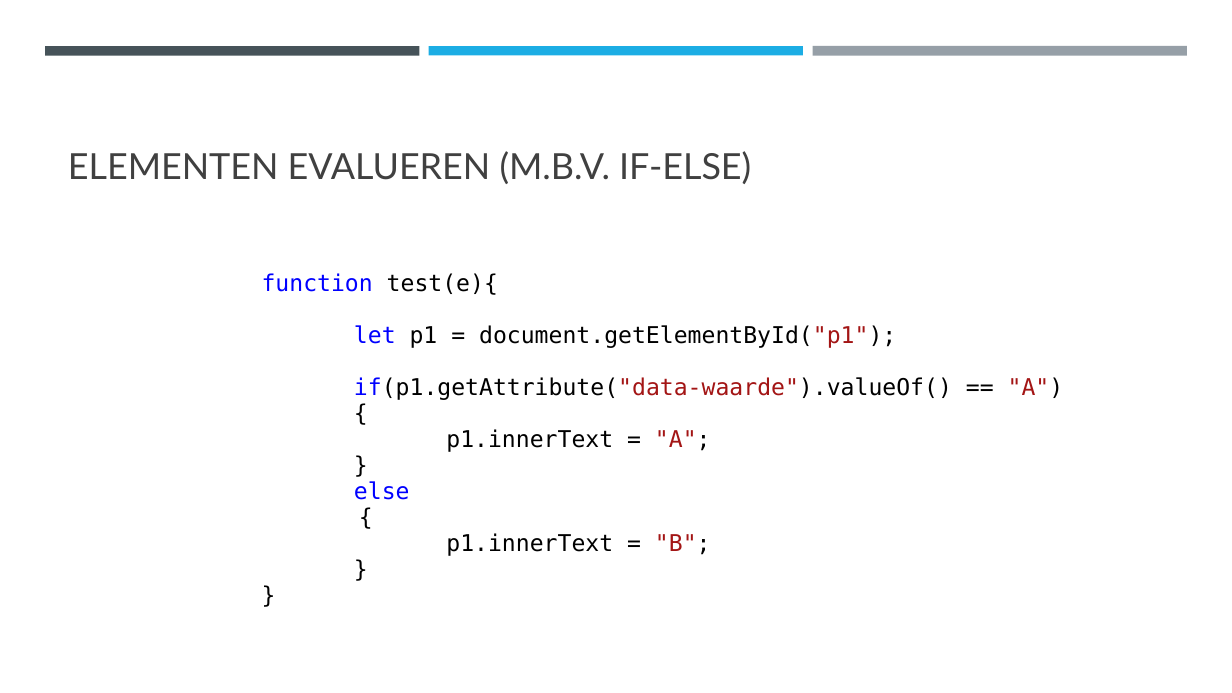
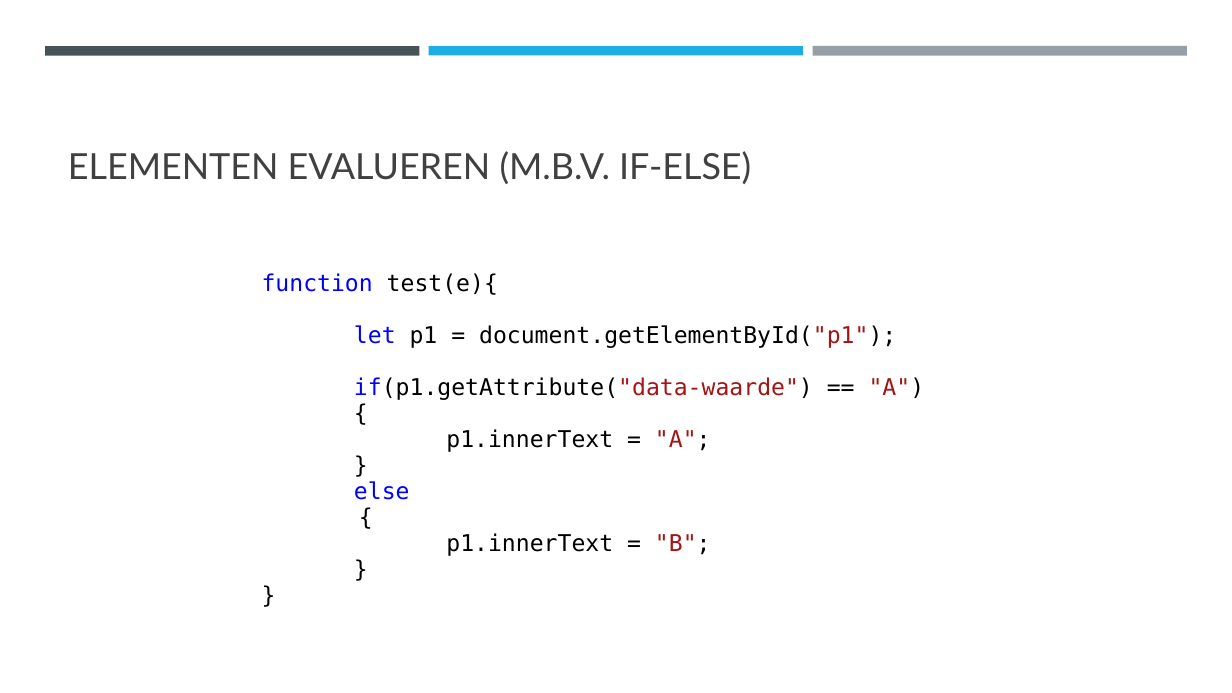
Before and after one commit to DhrLeroy/Webdesign, a slide deck: slide 56 of Webdesign.pptx (slide 54 before the commit). Drawn at 1232x693 pixels with LibreOffice and Linux fonts; fonts in the diff are those of the drawing. Boxes give left, top, right and bottom in pixels: in the first picture for what was removed or moved away, otherwise in the second. Text is boxed around its words. In the diff, an @@ line names an element or a change of style, - is before the commit and + after.

```diff
--- a/Webdesign.pptx
+++ b/Webdesign.pptx
@@ text at (354,377,925,400): text changed @@
-if(p1.getAttribute("data-waarde").valueOf() == "A")
+if(p1.getAttribute("data-waarde") == "A")
```
Also in this commit, not shown: 7 other slides changed, 3 slides added, 13 other files.
